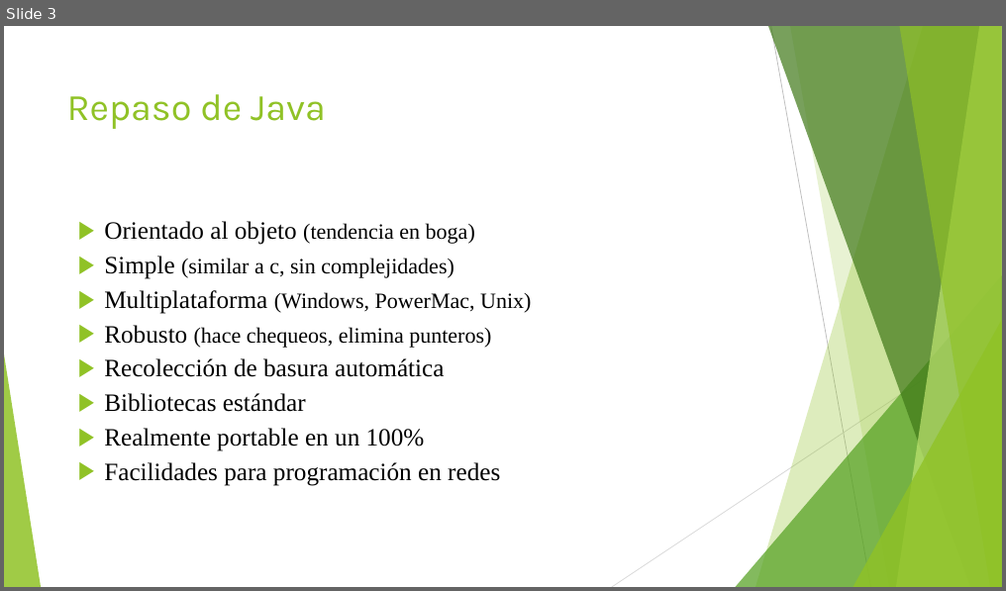
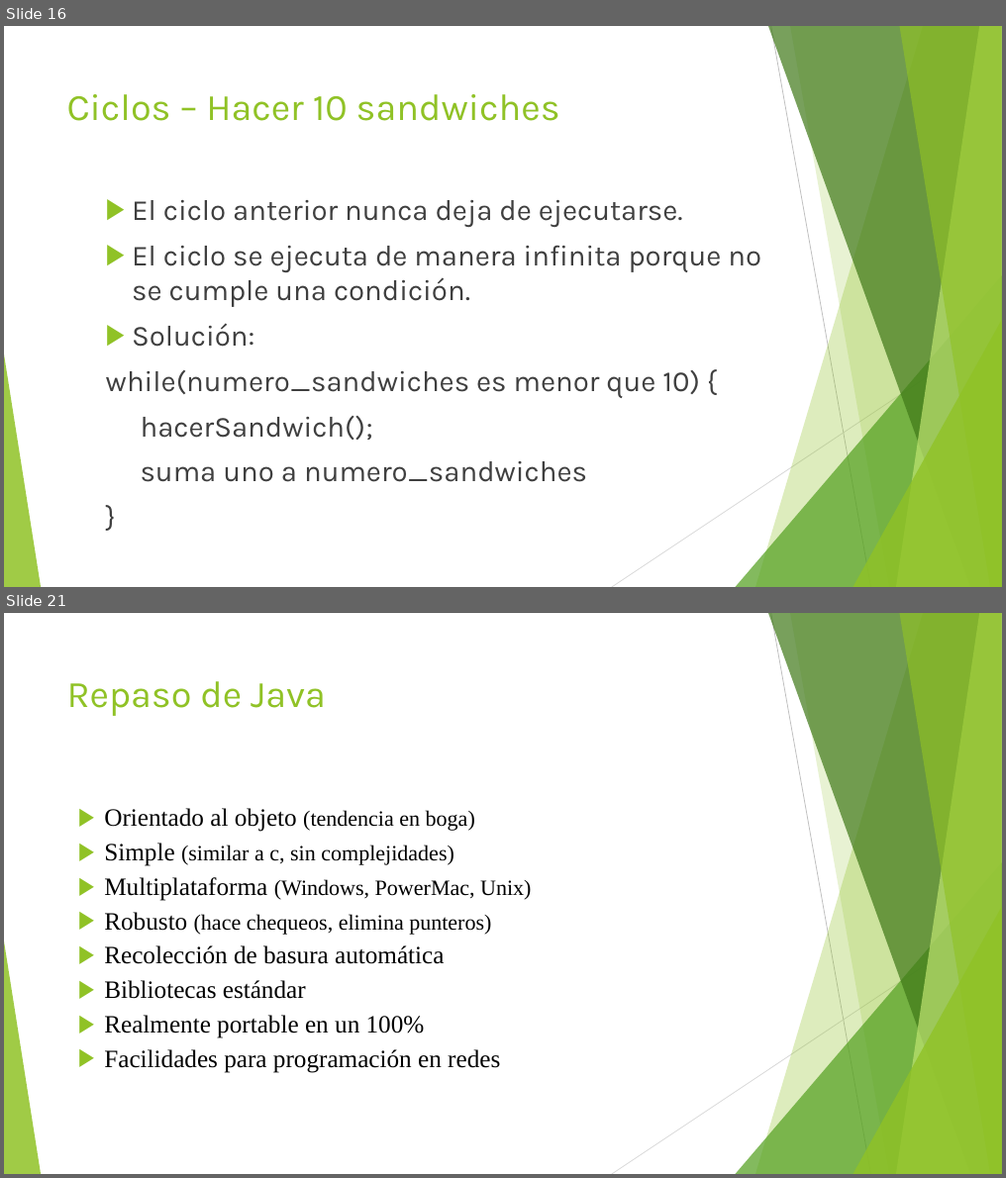
Before and after one commit to jomarnavarro/basicJava, a slide deck: Selenium, session 2.pptx. Shown one above the other, each under a label of ours: slide 3 before the commit, slides 16 and 21 after it; the slides between them are not shown. The pictures are 1006x591 and 1006x1178 pixels, drawn with LibreOffice and Linux fonts; fonts in the diff are those of the drawing. Boxes give left, top, right and bottom in pixels: in the first picture for what was removed or moved away, otherwise in the second. Text is boxed around its words. In the diff, an @@ line names an element or a change of style, - is before the commit and + after.

```diff
--- a/Selenium, session 2.pptx
+++ b/Selenium, session 2.pptx
@@ slide 16 added at (x1=4, y1=26, x2=1002, y2=587), background #FFFFFF; not listed: 10 template elements that a slide beside it also shows @@
@@ title added at (x1=67, y1=94, x2=560, y2=121), 36 pt, text #90C226 @@
+Ciclos – Hacer 10 sandwiches
@@ text added at (x1=106, y1=200, x2=761, y2=482), 28 pt, text #3F3F3F @@
+▶ El ciclo anterior nunca deja de ejecutarse.
+▶ El ciclo se ejecuta de manera infinita porque no se cumple una condición.
+▶ Solución:
+while(numero_sandwiches es menor que 10) {
+hacerSandwich();
+suma uno a numero_sandwiches
+}
@@ what was slide 3 is now slide 21 @@
```
Also in this commit, not shown: 18 other slides added, 1 slide removed.
